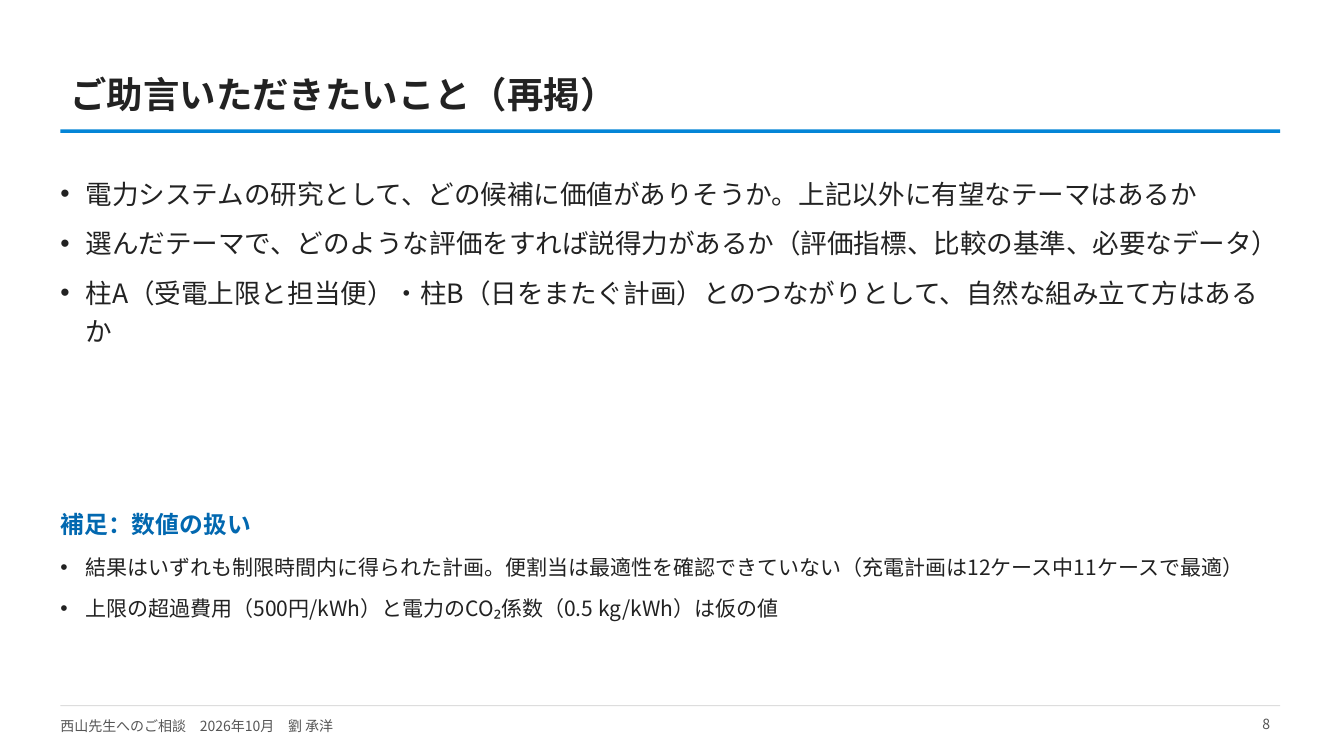
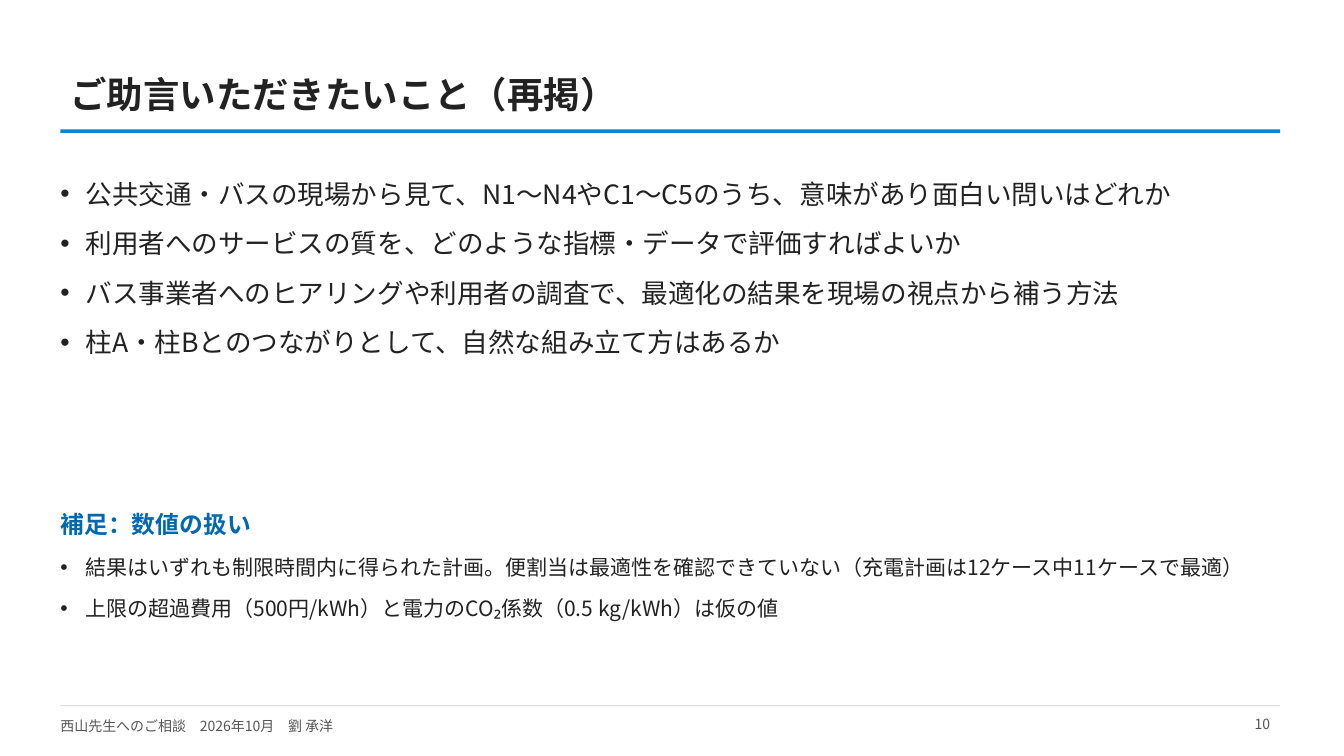
Before and after one commit to CYLIU2003/master-course, a slide deck: slide 10 of outcome/2026-10-21_nishiyama_consult/西山先生へのご相談_研究の現状と軸C.pptx (slide 8 before the commit). Drawn at 1344x756 pixels with LibreOffice and Linux fonts; fonts in the diff are those of the drawing. Boxes give left, top, right and bottom in pixels: in the first picture for what was removed or moved away, otherwise in the second. Text is boxed around its words. In the diff, an @@ line names an element or a change of style, - is before the commit and + after.

```diff
--- a/outcome/2026-10-21_nishiyama_consult/西山先生へのご相談_研究の現状と軸C.pptx
+++ b/outcome/2026-10-21_nishiyama_consult/西山先生へのご相談_研究の現状と軸C.pptx
@@ text at bbox=[86, 181, 1171, 354]: text changed @@
-• 電力システムの研究として、どの候補に価値がありそうか。上記以外に有望なテーマはあるか
-• 選んだテーマで、どのような評価をすれば説得力があるか（評価指標、比較の基準、必要なデータ）
-• 柱A（受電上限と担当便）・柱B（日をまたぐ計画）とのつながりとして、自然な組み立て方はあるか
+• 公共交通・バスの現場から見て、N1〜N4やC1〜C5のうち、意味があり面白い問いはどれか
+• 利用者へのサービスの質を、どのような指標・データで評価すればよいか
+• バス事業者へのヒアリングや利用者の調査で、最適化の結果を現場の視点から補う方法
+• 柱A・柱Bとのつながりとして、自然な組み立て方はあるか
@@ page number at bbox=[1255, 718, 1271, 729]: text changed @@
-8
+10
```
Also in this commit, not shown: 2 other slides changed, 2 slides added, 2 other files.
